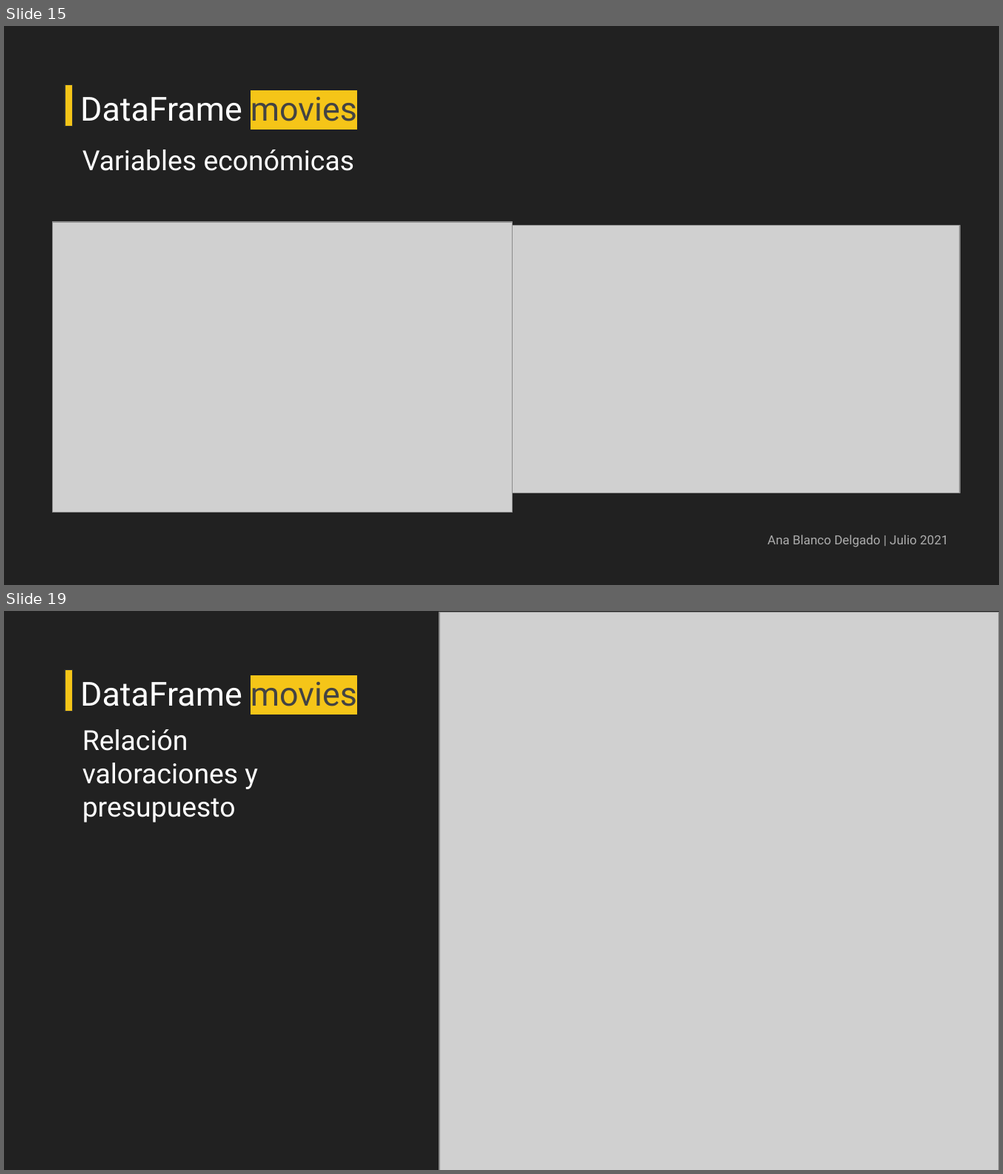
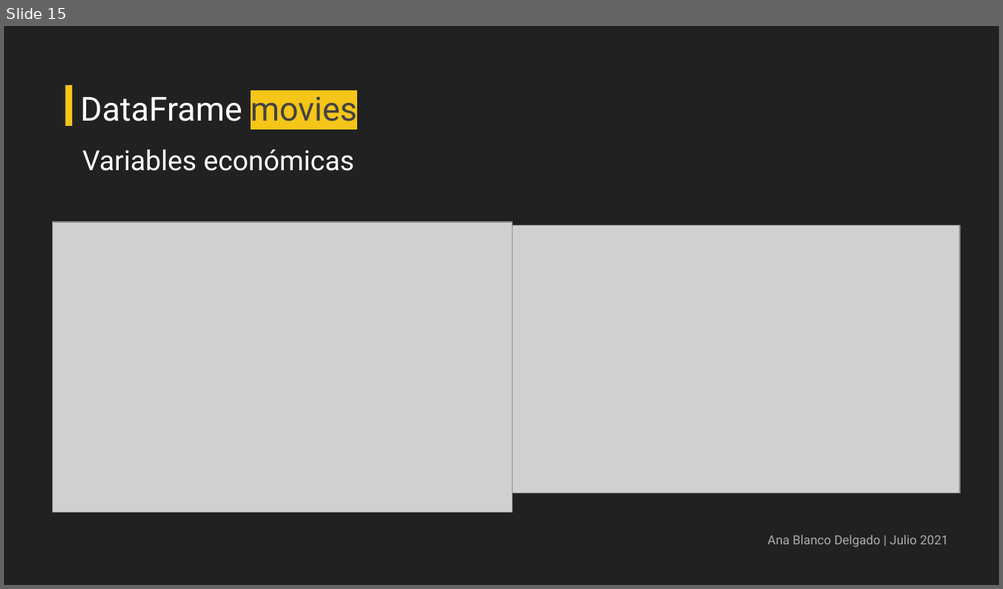
Before and after one commit to casiopa/EDA-IMDb, a slide deck: Presentación Público, crítica y taquilla en IMDb.pptx. Shown one above the other, each under a label of ours: slides 15 and 19 before the commit, slide 15 after it; the slides between them are not shown. The pictures are 1003x1174 and 1003x589 pixels, drawn with LibreOffice and Linux fonts; fonts in the diff are those of the drawing; grey boxes stand for pictures. Boxes give left, top, right and bottom in pixels: in the first picture for what was removed or moved away, otherwise in the second. Text is boxed around its words. In the diff, an @@ line names an element or a change of style, - is before the commit and + after.

```diff
--- a/Presentación Público, crítica y taquilla en IMDb.pptx
+++ b/Presentación Público, crítica y taquilla en IMDb.pptx
@@ slide 19 removed at (4,611,999,1170), background #212121 @@
@@ picture removed at (440,612,999,1170) @@
@@ rectangle removed at (65,669,73,712) @@
@@ title removed at (80,681,357,706) @@
-DataFrame movies
@@ text removed at (82,729,258,823) @@
-Relación valoraciones y presupuesto
```
Also in this commit, not shown: 1 slide changed, 1 slide added, 4 other slides removed, 1 other file.
